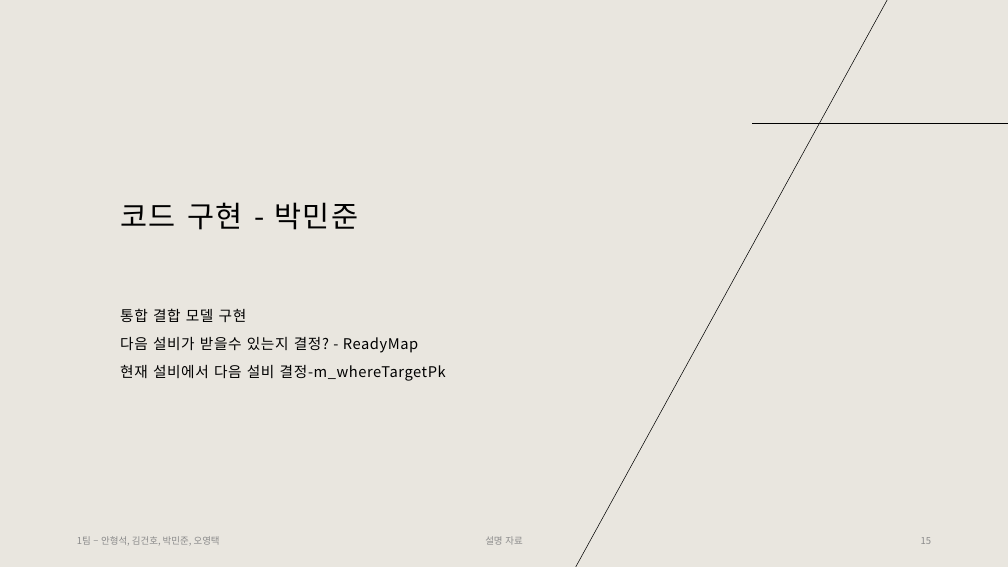
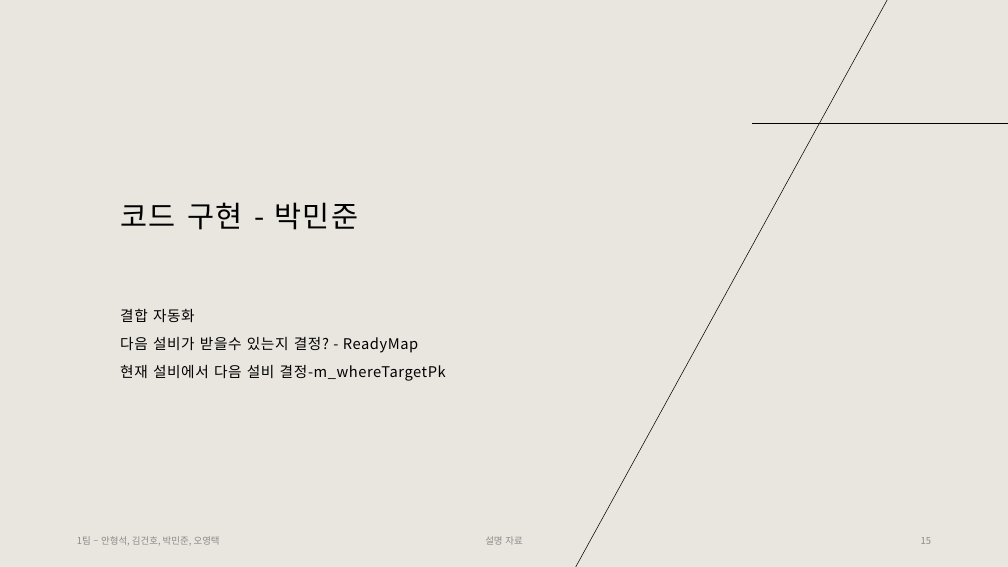
Before and after one commit to Tentailsahri/DT_FINAL_Project, a slide deck: slide 15 of 문서/시나리오에 따른 공정 시뮬레이션 발표 - 박민준.pptx. Drawn at 1008x567 pixels with LibreOffice and Linux fonts; fonts in the diff are those of the drawing. Boxes give left, top, right and bottom in pixels: in the first picture for what was removed or moved away, otherwise in the second. Text is boxed around its words. In the diff, an @@ line names an element or a change of style, - is before the commit and + after.

```diff
--- a/문서/시나리오에 따른 공정 시뮬레이션 발표 - 박민준.pptx
+++ b/문서/시나리오에 따른 공정 시뮬레이션 발표 - 박민준.pptx
@@ text at [120, 308, 195, 322]: text changed @@
-통합 결합 모델 구현
+결합 자동화
```
Also in this commit, not shown: 3 other slides changed, 9 slides added, 2 other files.
